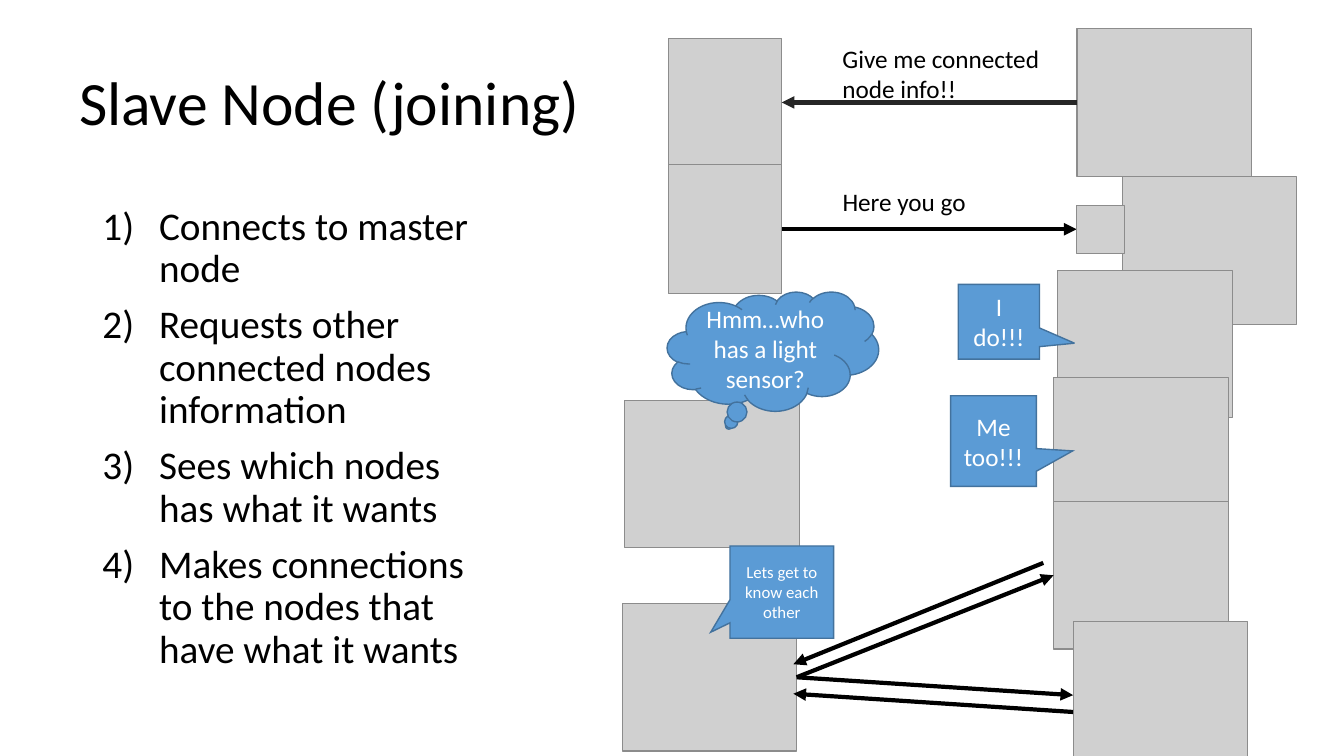
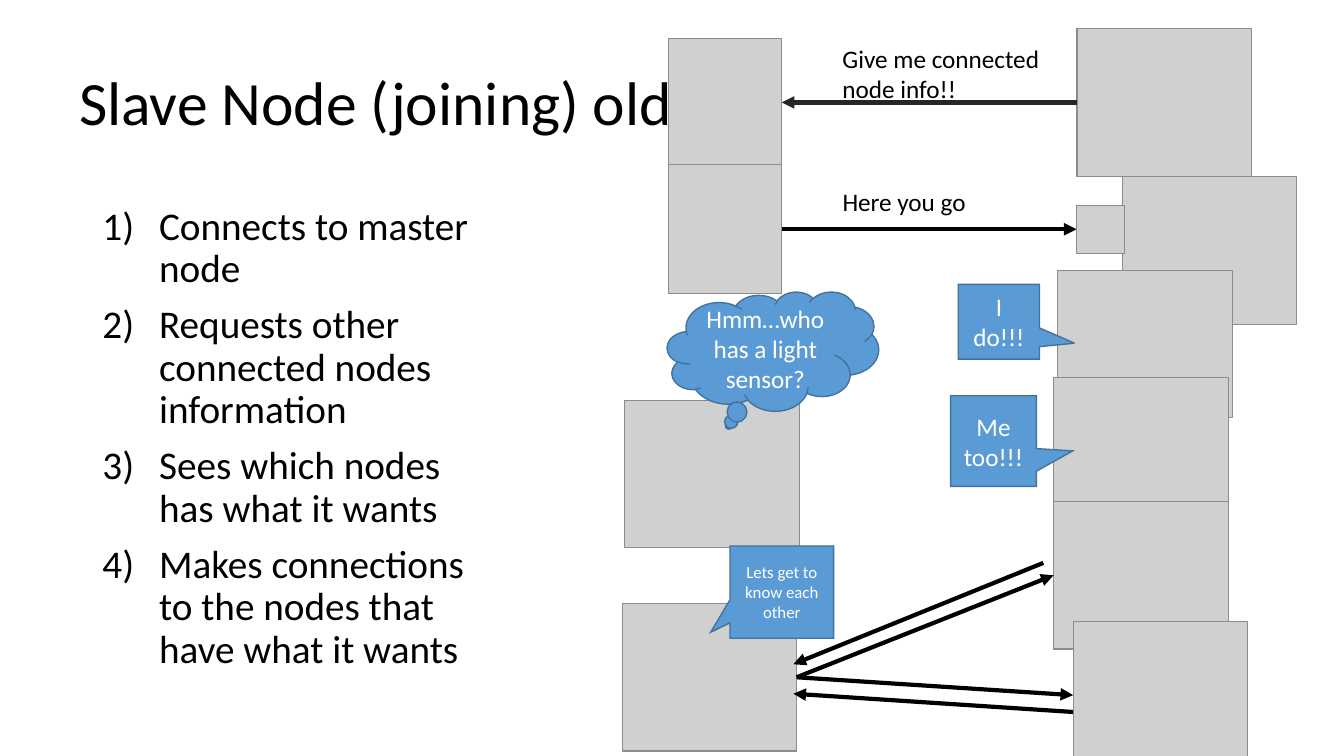
Before and after one commit to rush2sk8/Intel-Edison-PS, a slide deck: slide 5 of node network.pptx. Drawn at 1344x756 pixels with LibreOffice and Linux fonts; fonts in the diff are those of the drawing; grey boxes stand for pictures. Boxes give left, top, right and bottom in pixels: in the first picture for what was removed or moved away, otherwise in the second. Text is boxed around its words. In the diff, an @@ line names an element or a change of style, - is before the commit and + after.

```diff
--- a/node network.pptx
+++ b/node network.pptx
@@ title at (79, 74, 672, 140): text changed @@
-Slave Node (joining)
+Slave Node (joining) old
```
Also in this commit, not shown: 1 other slide changed, 2 slides added, 9 other files.
